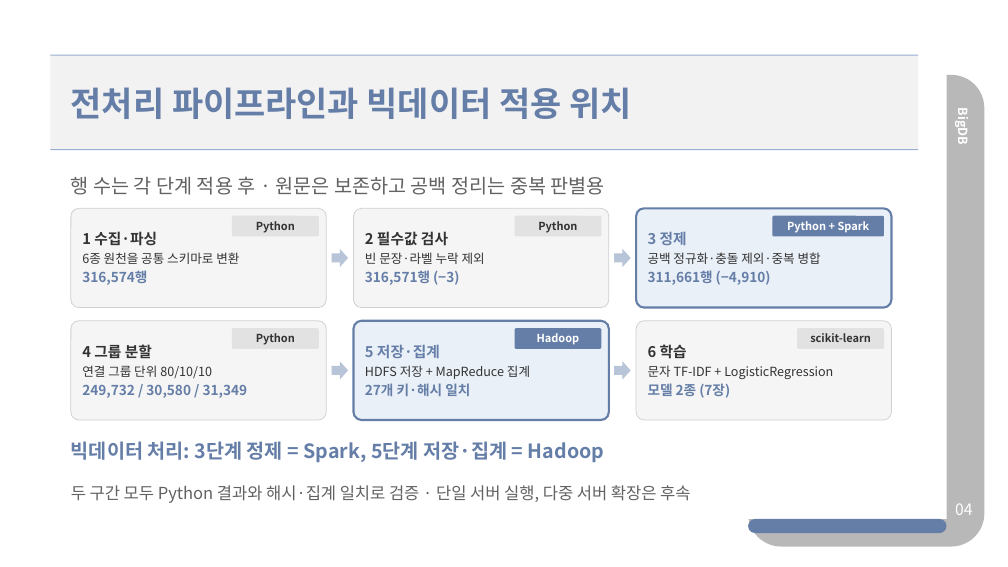
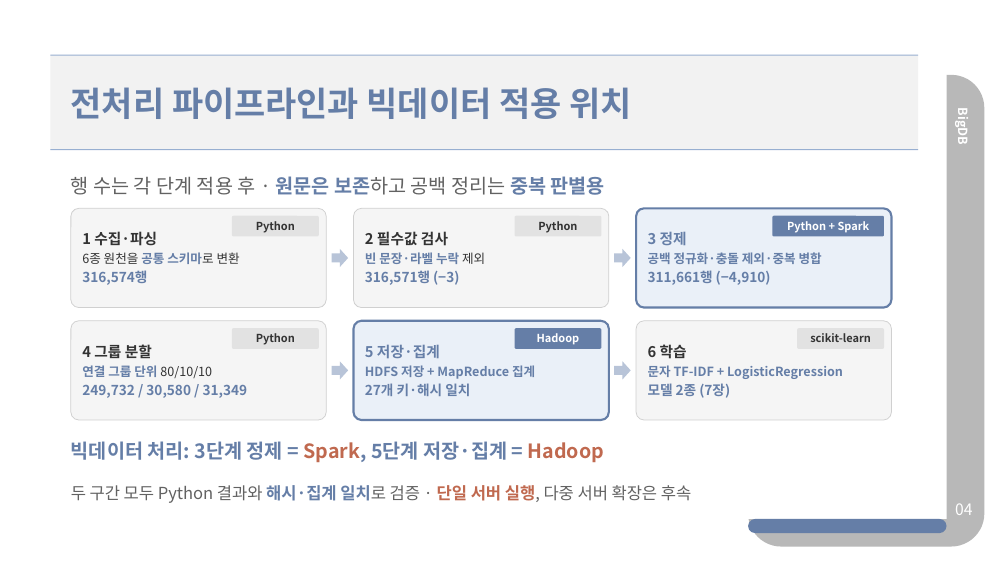
Before and after one commit to sangdelia/3-2-BigDB-Proj., a slide deck: slide 4 of ppts/BigDB 중간발표 - 혐오체인 (조규상,서재철,윤건호).pptx. Drawn at 1008x567 pixels with LibreOffice and Linux fonts; fonts in the diff are those of the drawing. Boxes give left, top, right and bottom in pixels: in the first picture for what was removed or moved away, otherwise in the second. Text is boxed around its words. In the diff, an @@ line names an element or a change of style, - is before the commit and + after.

```diff
--- a/ppts/BigDB 중간발표 - 혐오체인 (조규상,서재철,윤건호).pptx
+++ b/ppts/BigDB 중간발표 - 혐오체인 (조규상,서재철,윤건호).pptx
@@ text "행 수는 각 단계 적용 ..." at [71,176,605,195]: text colour #626262 to #657EA7, bold on in "원문은 보존하고 중복 판별용" @@
@@ text in rounded rectangle at [82,252,240,264]: text colour #333333 to #657EA7, bold on in "공통 스키마로" @@
@@ text in rounded rectangle at [365,252,485,264]: text colour #333333 to #657EA7, bold on in "빈 문장·라벨 누락" @@
@@ text in rounded rectangle at [648,252,822,264]: text colour #333333 to #657EA7, bold on in "공백 정규화·충돌 제외·중복 병합" @@
@@ text in rounded rectangle at [82,365,212,378]: text colour #333333 to #657EA7, bold on in "연결 그룹 단위" @@
@@ text in rounded rectangle at [365,365,535,379]: text colour #333333 to #657EA7, bold on in "HDFS 저장 + MapReduce 집계" @@
@@ text in rounded rectangle at [648,365,843,379]: text colour #333333 to #657EA7, bold on in "문자 TF-IDF + LogisticRegression" @@
@@ text "빅데이터 처리: 3단계 정제 = ..." at [71,441,604,462]: text colour #657EA7 to #C0694F in "Spark, Hadoop" @@
@@ text "두 구간 모두 Python 결과와 ..." at [71,485,691,503]: text colour #626262 to #657EA7 in "해시·집계 일치로"; text colour #626262 to #C0694F in "단일 서버 실행,"; bold on in "해시·집계 일치로 단일 서버 실행," @@
```
Also in this commit, not shown: 10 other slides changed, 21 other files.
